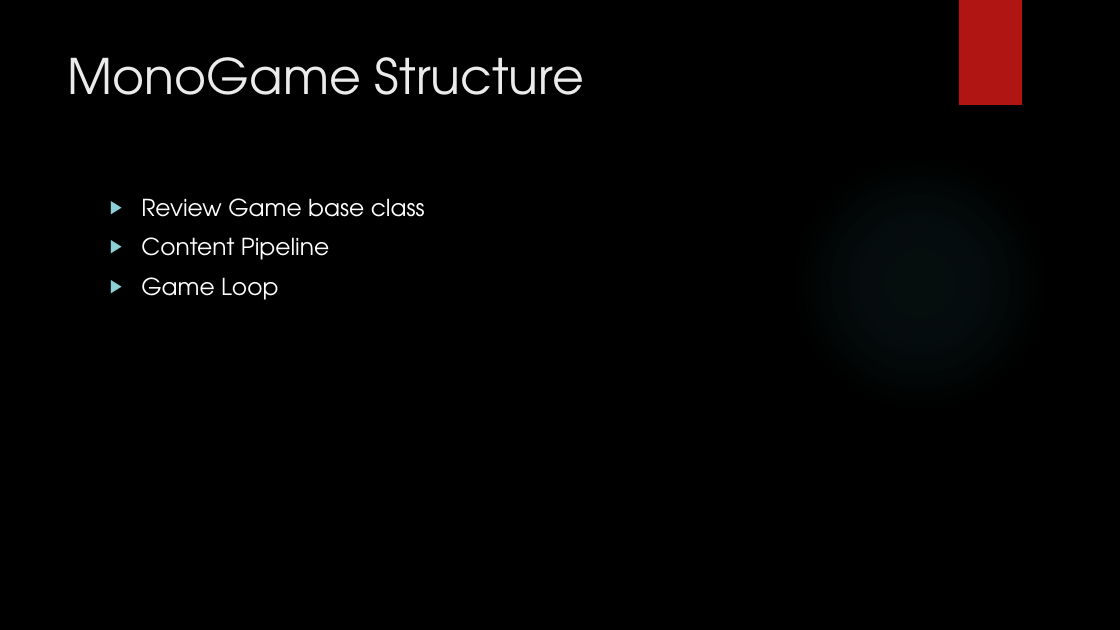
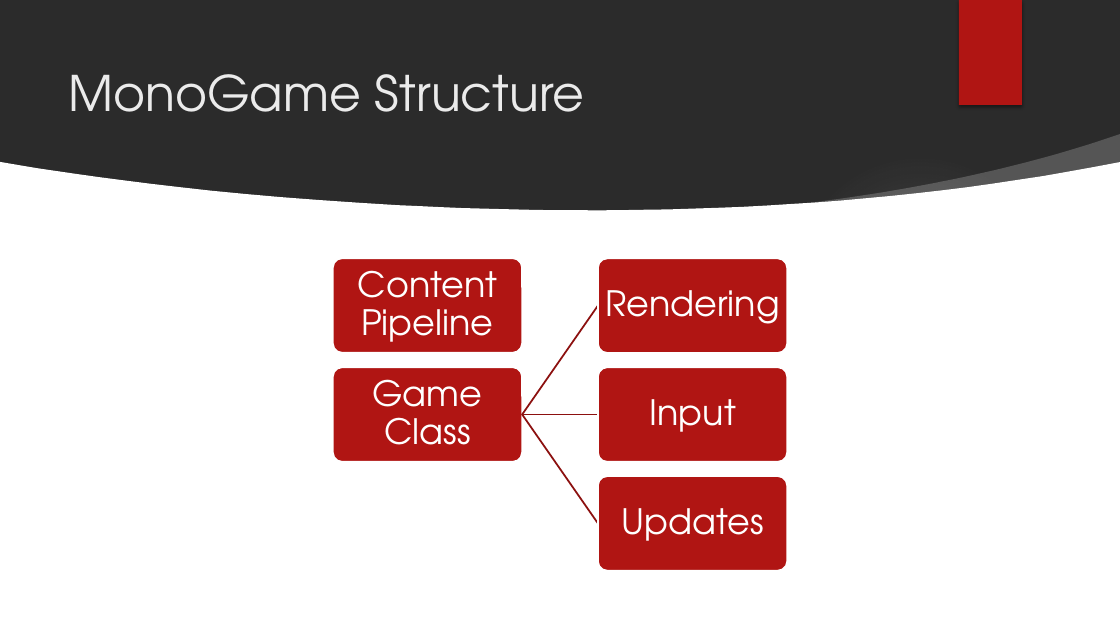
Before and after one commit to jcapellman/Presentations, a slide deck: slide 5 of MonoGame - 4.19.2019/Presentation.pptx. Drawn at 1120x630 pixels with LibreOffice and Linux fonts; fonts in the diff are those of the drawing; background and template pictures are left out; a plain dark background stands for a picture behind light text. Boxes give left, top, right and bottom in pixels: in the first picture for what was removed or moved away, otherwise in the second. Text is boxed around its words. In the diff, an @@ line names an element or a change of style, - is before the commit and + after.

Commit message:
Added: Finished content for Presentation

```diff
--- a/MonoGame - 4.19.2019/Presentation.pptx
+++ b/MonoGame - 4.19.2019/Presentation.pptx
@@ rectangle removed at (959,0,1022,105) @@
@@ rectangle added at (959,0,1022,105), fill #B01513 @@
@@ title "MonoGame Structure": place and size @@
-title "MonoGame Structure" at (68,57,583,95)
+title "MonoGame Structure" at (68,74,584,112)
@@ freeform shape added at (802,134,1120,210), fill #FFFFFF at 20% opacity @@
@@ freeform shape added at (0,162,1120,630), fill #FFFFFF @@
@@ ellipse at (791,154,1049,413): fill gradient #50B9C1 to gradient #F3F3F3 @@
@@ text removed at (141,198,425,300) @@
-▶ Review Game base class
-▶ Content Pipeline
-▶ Game Loop
@@ group added at (333,258,787,571): 5 rounded rectangles, 5 texts, 3 freeform shapes @@
+Content Pipeline
+Game Class
+Rendering
+Input
+Updates
```
